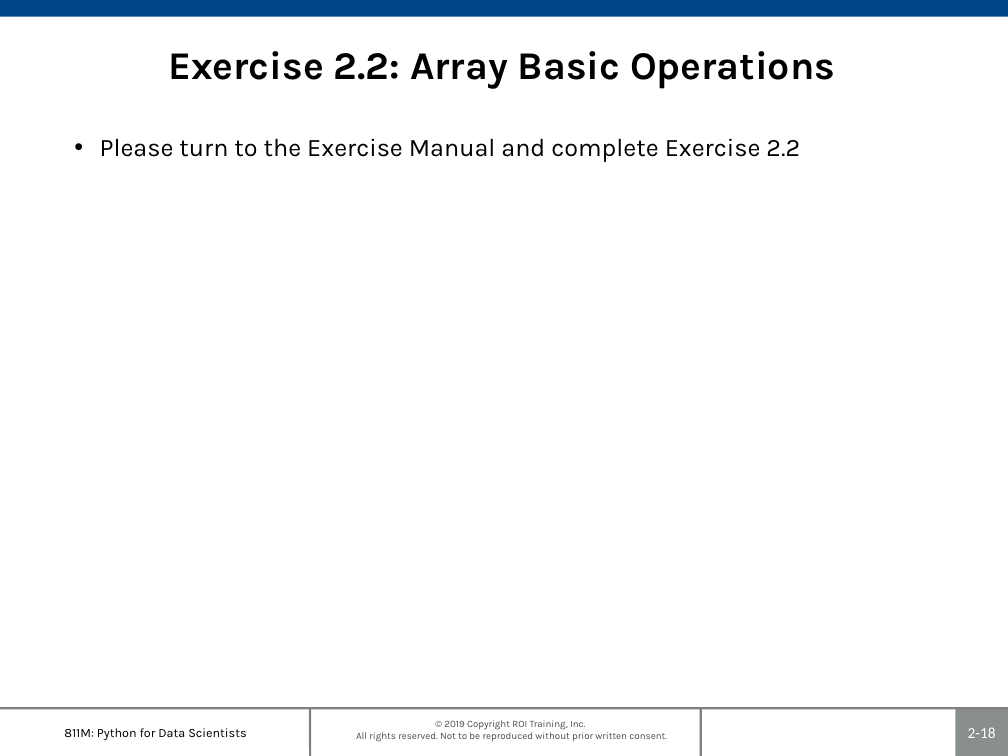
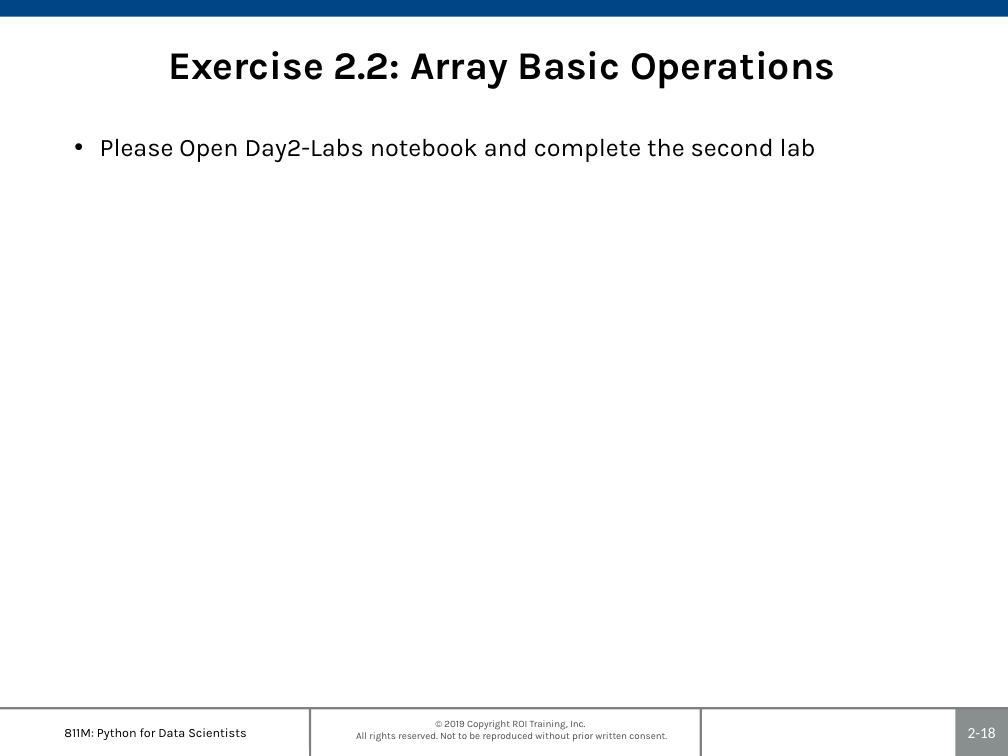
Before and after one commit to roitraining/PythonProgram, a slide deck: slide 18 of Day2-Numpy/Ch02_NumPyEssentials.pptx. Drawn at 1008x756 pixels with LibreOffice and Linux fonts; fonts in the diff are those of the drawing; background and template pictures are left out. Boxes give left, top, right and bottom in pixels: in the first picture for what was removed or moved away, otherwise in the second. Text is boxed around its words. In the diff, an @@ line names an element or a change of style, - is before the commit and + after.

```diff
--- a/Day2-Numpy/Ch02_NumPyEssentials.pptx
+++ b/Day2-Numpy/Ch02_NumPyEssentials.pptx
@@ text at bbox=[100, 138, 816, 162]: text changed @@
-• Please turn to the Exercise Manual and complete Exercise 2.2
+• Please Open Day2-Labs notebook and complete the second lab
```
Also in this commit, not shown: 2 other slides changed, 2 other files.
